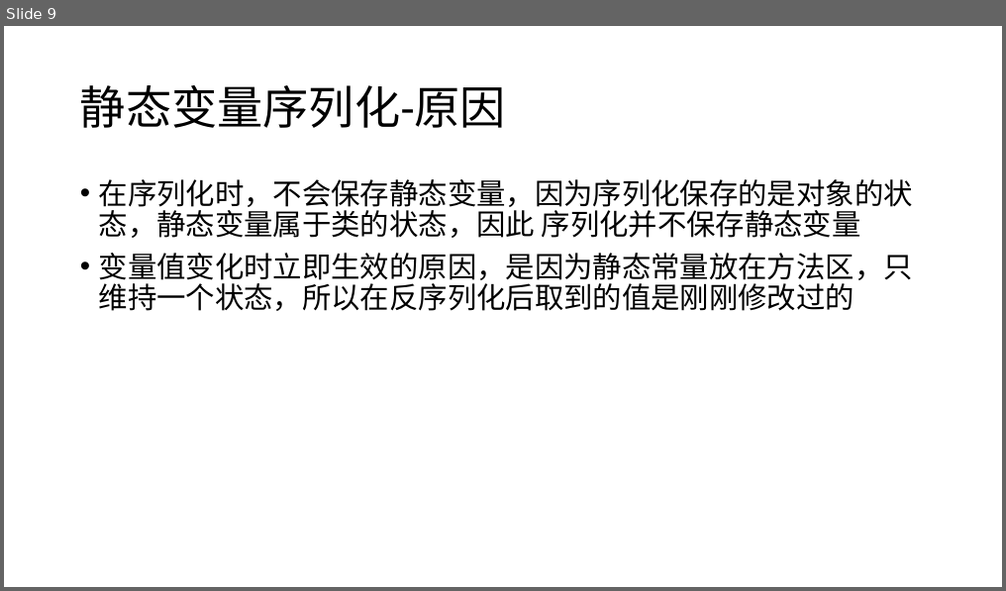
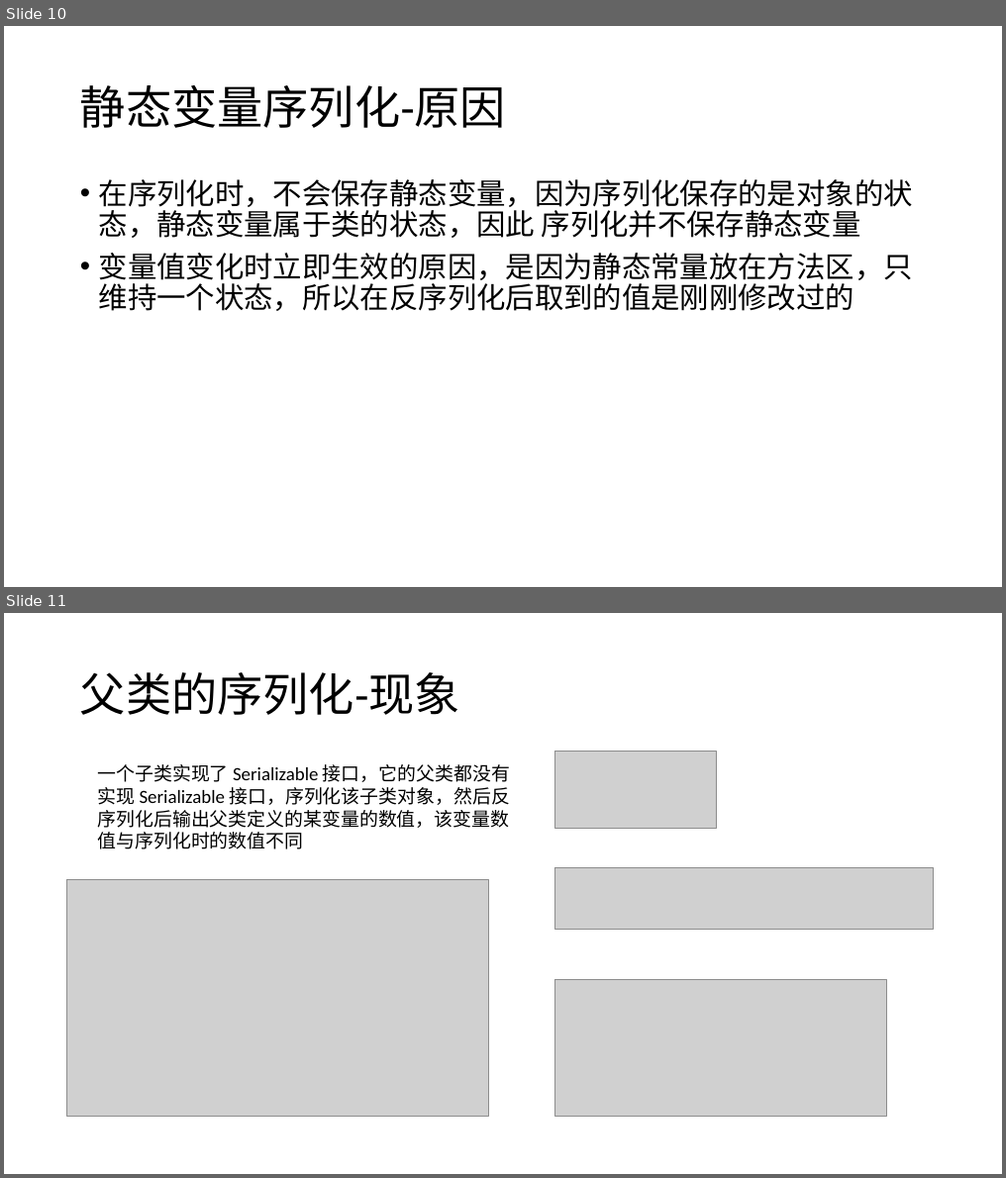
Before and after one commit to lanlanlanlanlanchengzhu/IdeaProjectsGit, a slide deck: doc/Java序列化 .pptx. Shown one above the other, each under a label of ours: slide 9 before the commit, slides 10 and 11 after it. The pictures are 1006x591 and 1006x1178 pixels, drawn with LibreOffice and Linux fonts; fonts in the diff are those of the drawing; grey boxes stand for pictures. Boxes give left, top, right and bottom in pixels: in the first picture for what was removed or moved away, otherwise in the second. Text is boxed around its words. In the diff, an @@ line names an element or a change of style, - is before the commit and + after.

Commit message:
序列化PPT

```diff
--- a/doc/Java序列化 .pptx
+++ b/doc/Java序列化 .pptx
@@ slide 11 added at box(4, 613, 1002, 1174), background #FFFFFF @@
@@ title added at box(80, 672, 460, 715), 44 pt, text #000000 @@
+父类的序列化-现象
@@ picture added at box(555, 752, 717, 829) @@
@@ text added at box(98, 764, 510, 850), 18 pt, text #000000 @@
+一个子类实现了 Serializable 接口，它的父类都没有实现 Serializable 接口，序列化该子类对象，然后反序列化后输出父类定义的某变量的数值，该变量数值与序列化时的数值不同
@@ picture added at box(555, 867, 933, 929) @@
@@ picture added at box(67, 880, 489, 1117) @@
@@ picture added at box(555, 980, 887, 1116) @@
@@ what was slide 9 is now slide 10 @@
```
Also in this commit, not shown: 2 slides changed, 4 other slides added, 4 other files.
